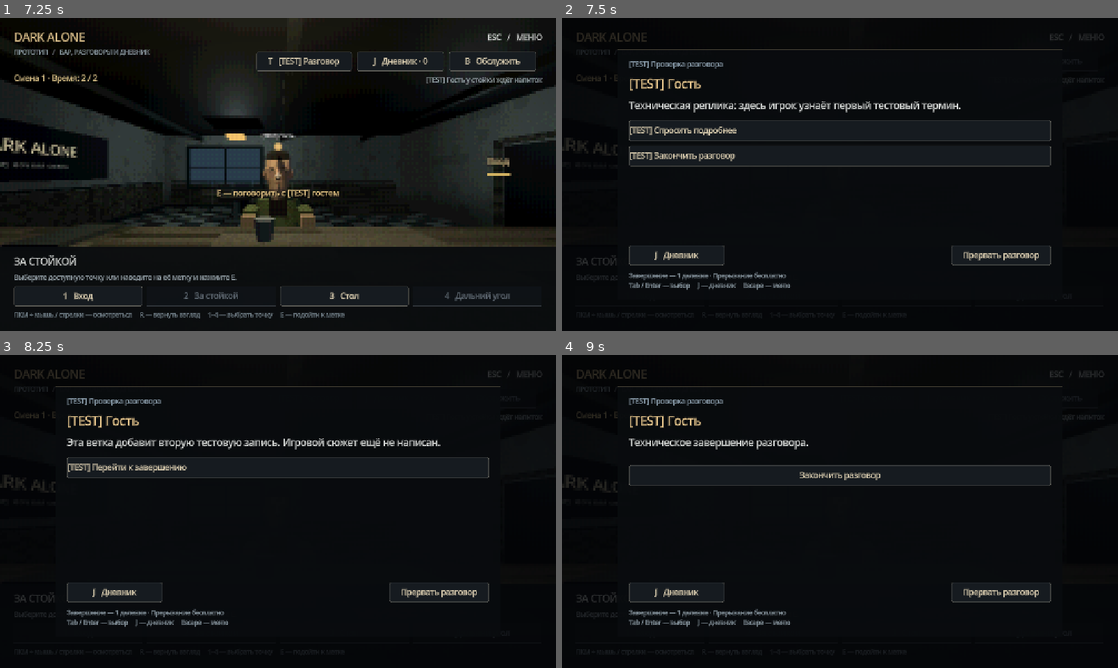
Above: before the commit, frames 1-4 (two rows, left to right).
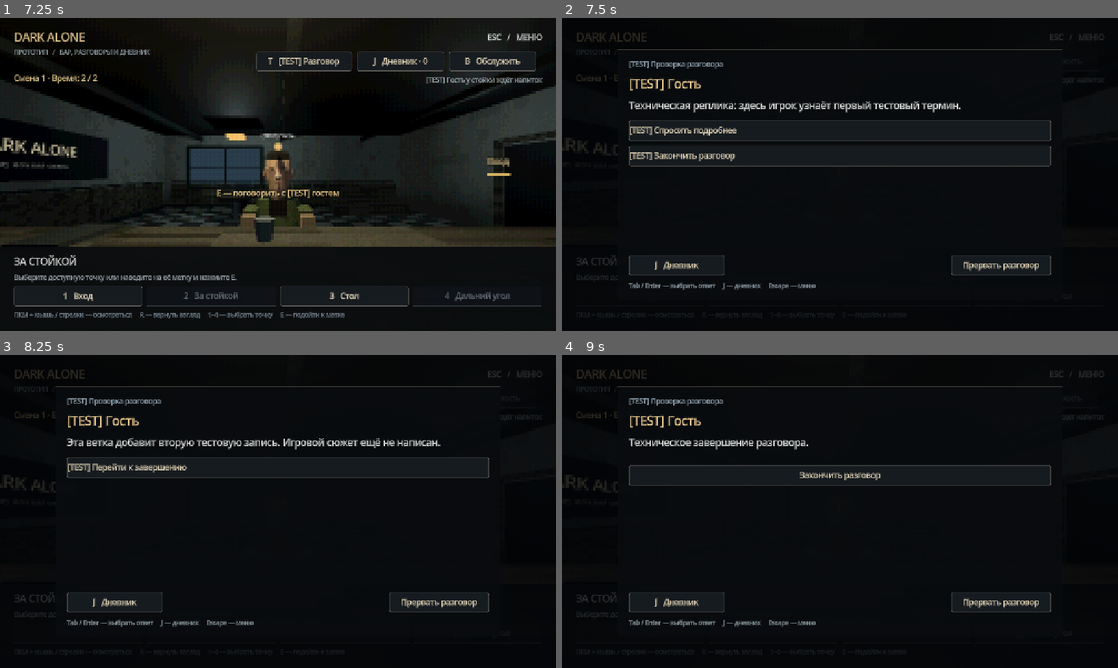
Above: after the commit, the same moments.

Repository: ZetMGC/Dark-Alone
Game: Godot game, scene res://scenes/main/main.tscn
The game is run twice, just before and just after one commit, with the same random seed, the same clock (stepped at 60 frames per second) and the same inputs.
Inputs (mouse positions are in pixels of both pictures, inside the frame that each line leads up to):
- Up to frame 1 (7.25 s): click "2 За стойкой" at 0.5 s; click "1 Вход" at 1.25 s; click "4 Дальний угол" at 2 s; click "3 Стол" at 2.75 s; click "J Дневник · 0" at 3.5 s; click (122, 96) at 4.27 s; type "12" at 4.35 s; click "Все" at 5 s; click "Вернуться в бар" at 5.75 s; click "2 За стойкой" at 6.5 s
- Up to frame 2 (7.5 s): click "T [TEST] Разговор" at 7.25 s
- Up to frame 3 (8.25 s): click "[TEST] Спросить подробнее" at 8 s
- Up to frame 4 (9 s): click "[TEST] Перейти к завершению" at 8.75 s

Frame 1 is identical in both runs. In frame 2, 1.4% of the frame differs, in the area x 12-88%, y 72-87%; in frame 3, 1.4%; in frame 4, 1.4%.

Commit message:
Revert "fix(DA-045): polish action hints and service focus"
This reverts commit 24bfc44f80269d239f1e21144b19e273455a24f3.

Diff:
--- a/scenes/ui/dialogue_panel.tscn
+++ b/scenes/ui/dialogue_panel.tscn
@@ -89,7 +89,6 @@
 layout_mode = 2
 custom_minimum_size = Vector2(0, 48)
 text = "Закончить разговор"
-tooltip_text = "Завершить разговор и потратить 1 деление времени."
 
 [node name="Footer" type="HBoxContainer" parent="Screen/Card/Margin/Content"]
 layout_mode = 2
@@ -111,11 +110,10 @@
 layout_mode = 2
 custom_minimum_size = Vector2(230, 46)
 text = "Прервать разговор"
-tooltip_text = "Вернуться в бар без расхода времени. Изученные термины останутся в дневнике."
 
 [node name="Help" type="Label" parent="Screen/Card/Margin/Content"]
 layout_mode = 2
 autowrap_mode = 3
 theme_override_font_sizes/font_size = 14
 theme_override_colors/font_color = Color(0.6, 0.66, 0.7, 1)
-text = "Завершение — 1 деление · Прерывание бесплатно\nTab / Enter — выбор     J — дневник     Escape — меню"
+text = "Tab / Enter — выбрать ответ     J — дневник     Escape — меню"
--- a/scenes/ui/service_panel.tscn
+++ b/scenes/ui/service_panel.tscn
@@ -54,7 +54,7 @@
 
 [node name="Order" type="Label" parent="Screen/Card/Margin/Content"]
 layout_mode = 2
-text = "[TEST] Гость ждёт напиток. Подача — 1 деление времени. Отмена бесплатна."
+text = "[TEST] Гость ждёт напиток. Что подать?"
 autowrap_mode = 3
 
 [node name="Scroll" type="ScrollContainer" parent="Screen/Card/Margin/Content"]
--- a/scripts/main/main.gd
+++ b/scripts/main/main.gd
@@ -86,9 +86,6 @@
 
 
 func _input(event: InputEvent) -> void:
-	# Горячие клавиши выполняют одно действие на нажатие, без автоповтора.
-	if event.is_echo():
-		return
 	# Поиск дневника получает буквы J/T/B, не игровые горячие клавиши.
 	if get_viewport().gui_get_focus_owner() is LineEdit and not event.is_action_pressed("toggle_menu"):
 		return
--- a/scripts/ui/navigation_hud.gd
+++ b/scripts/ui/navigation_hud.gd
@@ -84,7 +84,7 @@
 
 func update_narrative(talk_available: bool, journal_available: bool, count: int, unread: int = 0) -> void:
 	%Talk.disabled = not talk_available
-	%Talk.tooltip_text = "Подойдите к стойке, чтобы начать тестовый разговор." if not talk_available else "Начать [TEST] разговор. Завершение стоит 1 деление; прерывание бесплатно."
+	%Talk.tooltip_text = "Подойдите к стойке, чтобы начать тестовый разговор." if not talk_available else "Начать тестовый разговор"
 	%Journal.disabled = not journal_available
 	%Journal.text = "J   Дневник · %d" % count
 	if unread > 0:
@@ -93,12 +93,7 @@
 
 func update_service(available: bool, served: bool, drink_title: String) -> void:
 	%Service.disabled = not available
-	if served:
-		%Service.tooltip_text = "Гость уже получил: " + drink_title
-	elif available:
-		%Service.tooltip_text = "Выбрать напиток. Подача стоит 1 деление; отмена бесплатна."
-	else:
-		%Service.tooltip_text = "Подойдите к стойке, чтобы выбрать напиток."
+	%Service.tooltip_text = "Гость уже обслужен." if served else "Подойдите к стойке, чтобы выбрать напиток."
 	%ServiceStatus.text = "Подано: " + drink_title if served else "[TEST] Гость у стойки ждёт напиток"
 
 
--- a/scripts/ui/service_panel.gd
+++ b/scripts/ui/service_panel.gd
@@ -4,8 +4,6 @@
 signal drink_requested(drink_id: StringName)
 signal close_requested
 signal menu_requested
-
-var _focus_target: Control
 
 @onready var screen: Control = $Screen
 
@@ -16,7 +14,6 @@
 
 
 func render(service: GuestService) -> void:
-	_focus_target = %Scroll
 	for child in %Options.get_children():
 		%Options.remove_child(child)
 		child.queue_free()
@@ -36,10 +33,6 @@
 
 
 func set_open(value: bool) -> void:
-	if not value and screen.visible:
-		var focused := screen.get_viewport().gui_get_focus_owner()
-		if focused != null and screen.is_ancestor_of(focused):
-			_focus_target = focused
 	screen.visible = value
 	if value:
 		_focus_content.call_deferred()
@@ -47,7 +40,4 @@
 
 func _focus_content() -> void:
 	if is_inside_tree() and screen.is_visible_in_tree():
-		if is_instance_valid(_focus_target) and _focus_target.is_visible_in_tree():
-			_focus_target.grab_focus()
-		else:
-			%Scroll.grab_focus()
+		%Scroll.grab_focus()
--- a/tests/guest_service_test.gd
+++ b/tests/guest_service_test.gd
@@ -78,12 +78,11 @@
 		_expect(service.get_served_drink().title != "MUTATED", "Served snapshot is a copy")
 
 
-func _key(key: Key, echo: bool = false) -> void:
+func _key(key: Key) -> void:
 	var event := InputEventKey.new()
 	event.physical_keycode = key
 	event.keycode = key
 	event.pressed = true
-	event.echo = echo
 	Input.parse_input_event(event)
 	var release := InputEventKey.new()
 	release.physical_keycode = key
@@ -109,32 +108,17 @@
 	var panel := main.get_node("ServicePanel") as ServicePanel
 	var guest := main.get_node("DialogueTrigger") as ServiceGuest
 	var hud := main.get_node("NavigationHUD") as NavigationHUD
-	# Оставить окно доставки ввода до конца fade даже при редких кадрах headless.
-	rig.fade_seconds = 0.2
-	rig.black_hold_seconds = 0.2
+	rig.fade_seconds = 0.02
+	rig.black_hold_seconds = 0.02
 	_expect(guest is Interactable3D and not guest.get_node("ServedGlass").visible, "Guest uses common interaction and starts without served glass")
 	_expect(not main.open_service_menu(), "Cannot serve away from counter")
-	_expect(hud.get_node("%Service").tooltip_text.contains("Подойдите"), "Away from counter service hint explains location")
-	_key(KEY_J, true)
-	_key(KEY_ESCAPE, true)
-	await process_frame
-	_expect(session.mode == NarrativeSession.EXPLORATION, "Echo does not open journal or pause")
 	rig.request_move(&"counter")
 	_key(KEY_B)
-	await process_frame
 	_expect(session.mode == NarrativeSession.EXPLORATION, "Service cannot open during fade")
 	await rig.anchor_reached
-	_expect(hud.get_node("%Service").tooltip_text.contains("1 деление"), "Available service hint explains cost")
-	_key(KEY_B, true)
-	_key(KEY_T, true)
-	await process_frame
-	_expect(session.mode == NarrativeSession.EXPLORATION, "Echo does not open service or dialogue")
 	_key(KEY_B)
 	await process_frame
 	_expect(session.mode == NarrativeSession.SERVICE and panel.screen.visible and _buttons(panel).size() == 2, "B opens short menu at counter")
-	_key(KEY_ESCAPE, true)
-	await process_frame
-	_expect(session.mode == NarrativeSession.SERVICE, "Echo Escape does not close service")
 	_expect(not rig.request_move(&"table") and not main.start_test_dialogue() and not session.open_journal(), "Service locks world, dialogue and journal")
 	var look_before := rig.view.rotation
 	rig.apply_look_delta(Vector2.ONE)
@@ -144,10 +128,6 @@
 	_expect(session.mode == NarrativeSession.EXPLORATION and not session.service.served and not guest.get_node("ServedGlass").visible, "Escape cancels menu without serving")
 	hud.service_requested.emit()
 	await process_frame
-	_expect(root.gui_get_focus_owner() == panel.get_node("%Scroll"), "Fresh service opening starts with reading area")
-	_key(KEY_TAB)
-	await process_frame
-	_expect(root.gui_get_focus_owner() == _buttons(panel)[0], "Tab focuses first drink")
 	panel.get_node("%Menu").pressed.emit()
 	await process_frame
 	_expect(session.mode == NarrativeSession.MENU and not panel.screen.visible, "Pause menu overlays service")
@@ -155,18 +135,19 @@
 	_key(KEY_ESCAPE)
 	await process_frame
 	_expect(session.mode == NarrativeSession.SERVICE and panel.screen.visible, "Pause resumes service menu")
-	_expect(root.gui_get_focus_owner() == _buttons(panel)[0], "Pause preserves selected drink focus")
 	_expect(not session.serve_drink(&"missing") and not session.service.served, "Unknown menu ID is a no-op")
 	var events: Array = []
 	session.service_completed.connect(func(id: StringName, guest_id: StringName, drink_id: StringName) -> void: events.append([id, guest_id, drink_id]))
 	var button := _buttons(panel)[0]
 	var stale_command: Callable = button.pressed.get_connections()[0].callable
+	_key(KEY_TAB)
+	await process_frame
+	_expect(root.gui_get_focus_owner() == button, "Tab focuses first drink")
 	_key(KEY_ENTER)
 	await process_frame
 	_expect(session.service.served and session.service.selected_drink_id == &"test_water", "Rendered option serves selected drink")
 	_expect(session.mode == NarrativeSession.EXPLORATION and not panel.screen.visible, "Serving returns to exploration")
 	_expect(guest.get_node("ServedGlass").visible and hud.get_node("%ServiceStatus").text.contains("Вода"), "World glass and status show result")
-	_expect(hud.get_node("%Service").tooltip_text.contains("Вода"), "Served hint names actual drink")
 	_expect(events.size() == 1 and events[0][0] == &"service:test_guest", "Scene emits completion once")
 	stale_command.call()
 	_expect(not main.open_service_menu() and events.size() == 1 and hud.get_node("%Service").disabled, "Served guest rejects repeated and stale actions")
Not shown, changed: docs/BACKLOG.md
Not shown, changed: docs/CONTRACTS.md
Not shown, changed: docs/HANDOFF.md
Not shown, changed: docs/PLAYTEST.md
Not shown, changed: docs/STATUS.md
Not shown, changed: docs/TESTING.md
Not shown, removed: docs/tasks/DA-045.md
Not shown, removed: docs/worklog/2026-10-26-18-ui-polish.md
Not shown, changed: docs/worklog/README.md
